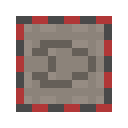
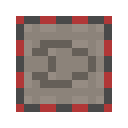
Layered file, before and after one edit (128x128). Changes by layer:
painted on "Background" over [16, 16, 104, 112]
